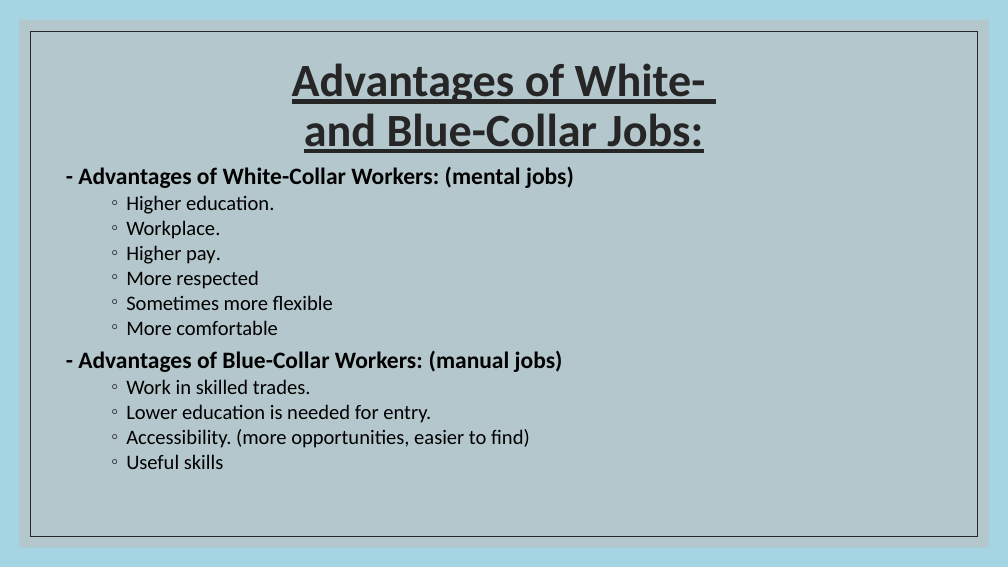
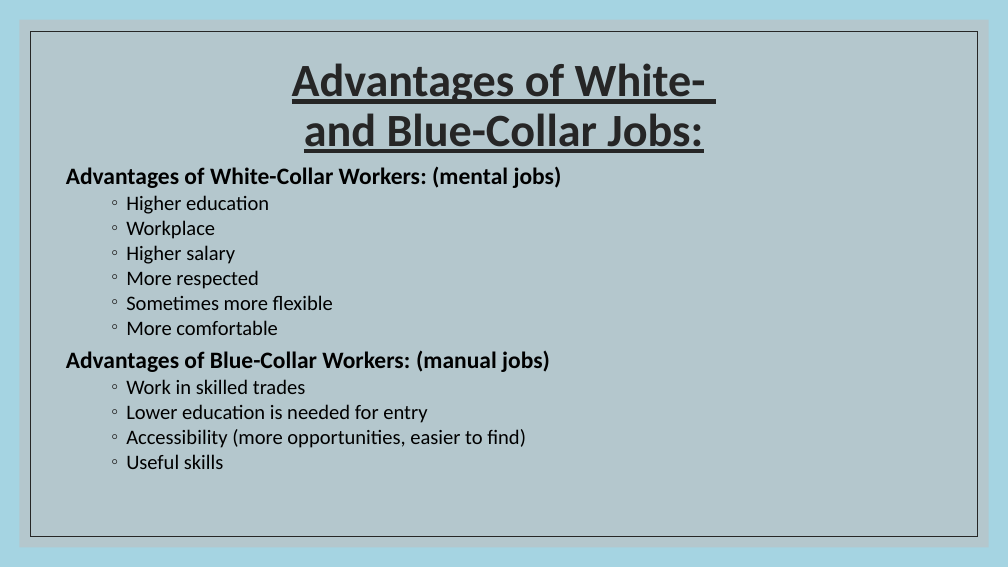
Before and after one commit to Palacsinta002/12.C_Erettsegi, a slide deck: slide 1 of Angol/jobs_KT_BH_Angol_2_ppt.pptx (slide 3 before the commit). Drawn at 1008x567 pixels with LibreOffice and Linux fonts; fonts in the diff are those of the drawing. Boxes give left, top, right and bottom in pixels: in the first picture for what was removed or moved away, otherwise in the second. Text is boxed around its words. In the diff, an @@ line names an element or a change of style, - is before the commit and + after.

```diff
--- a/Angol/jobs_KT_BH_Angol_2_ppt.pptx
+++ b/Angol/jobs_KT_BH_Angol_2_ppt.pptx
@@ text at (66,166,562,264): text changed @@
-- Advantages of White-Collar Workers: (mental jobs)
-    ◦ Higher education.
-    ◦ Workplace.
-    ◦ Higher pay.
+Advantages of White-Collar Workers: (mental jobs)
+    ◦ Higher education
+    ◦ Workplace
+    ◦ Higher salary
@@ text at (66,350,550,448): text changed @@
-- Advantages of Blue-Collar Workers: (manual jobs)
-    ◦ Work in skilled trades.
-    ◦ Lower education is needed for entry.
-    ◦ Accessibility. (more opportunities, easier to find)
+Advantages of Blue-Collar Workers: (manual jobs)
+    ◦ Work in skilled trades
+    ◦ Lower education is needed for entry
+    ◦ Accessibility (more opportunities, easier to find)
```
Also in this commit, not shown: 4 other slides changed, 3 slides removed, 10 other files.
